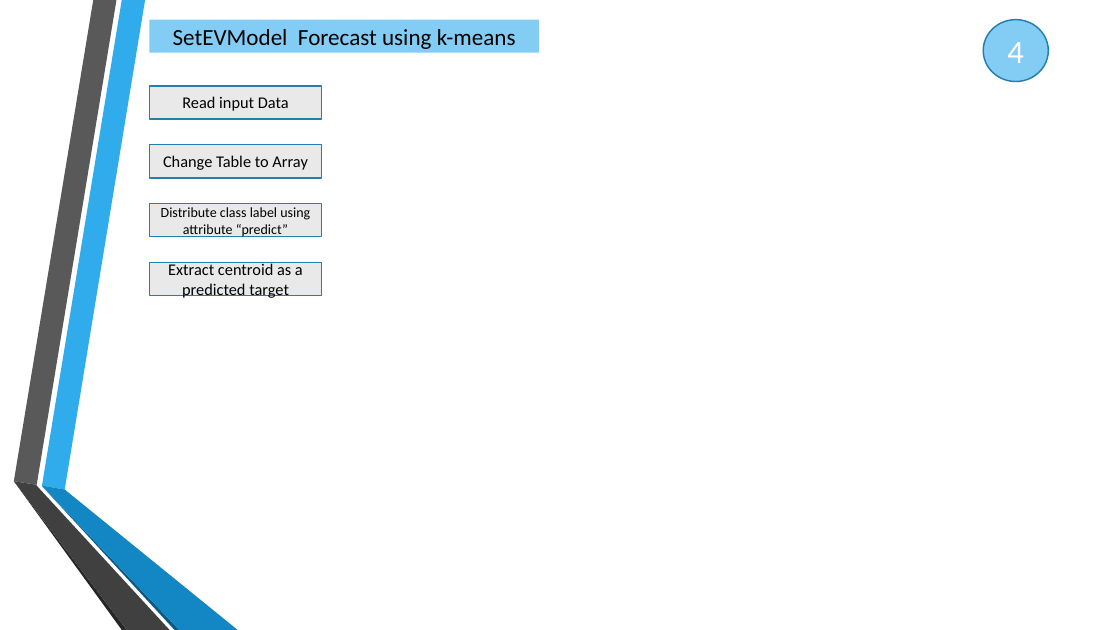
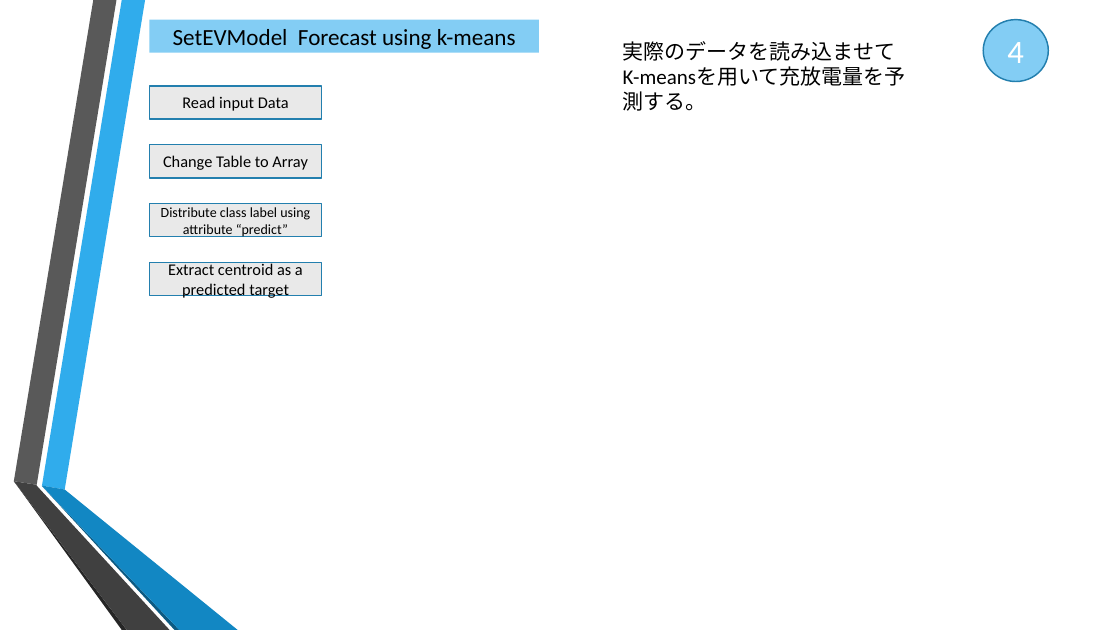
Before and after one commit to daisukekodaira/Probabilistic-Forecasting-Model-for-Non-normally-Distributed-EV-Charging-Demand, a slide deck: slide 7 of 2. Documents/EV Forecasting Model document.pptx (slide 8 before the commit). Drawn at 1120x630 pixels with LibreOffice and Linux fonts; fonts in the diff are those of the drawing; background and template pictures are left out. Boxes give left, top, right and bottom in pixels: in the first picture for what was removed or moved away, otherwise in the second. Text is boxed around its words. In the diff, an @@ line names an element or a change of style, - is before the commit and + after.

```diff
--- a/2. Documents/EV Forecasting Model document.pptx
+++ b/2. Documents/EV Forecasting Model document.pptx
@@ text added at <box>623,41,906,111</box>, 18 pt, text #000000 @@
+実際のデータを読み込ませて
+K-meansを用いて充放電量を予測する。
```
Also in this commit, not shown: 6 other slides changed, 1 slide removed.
